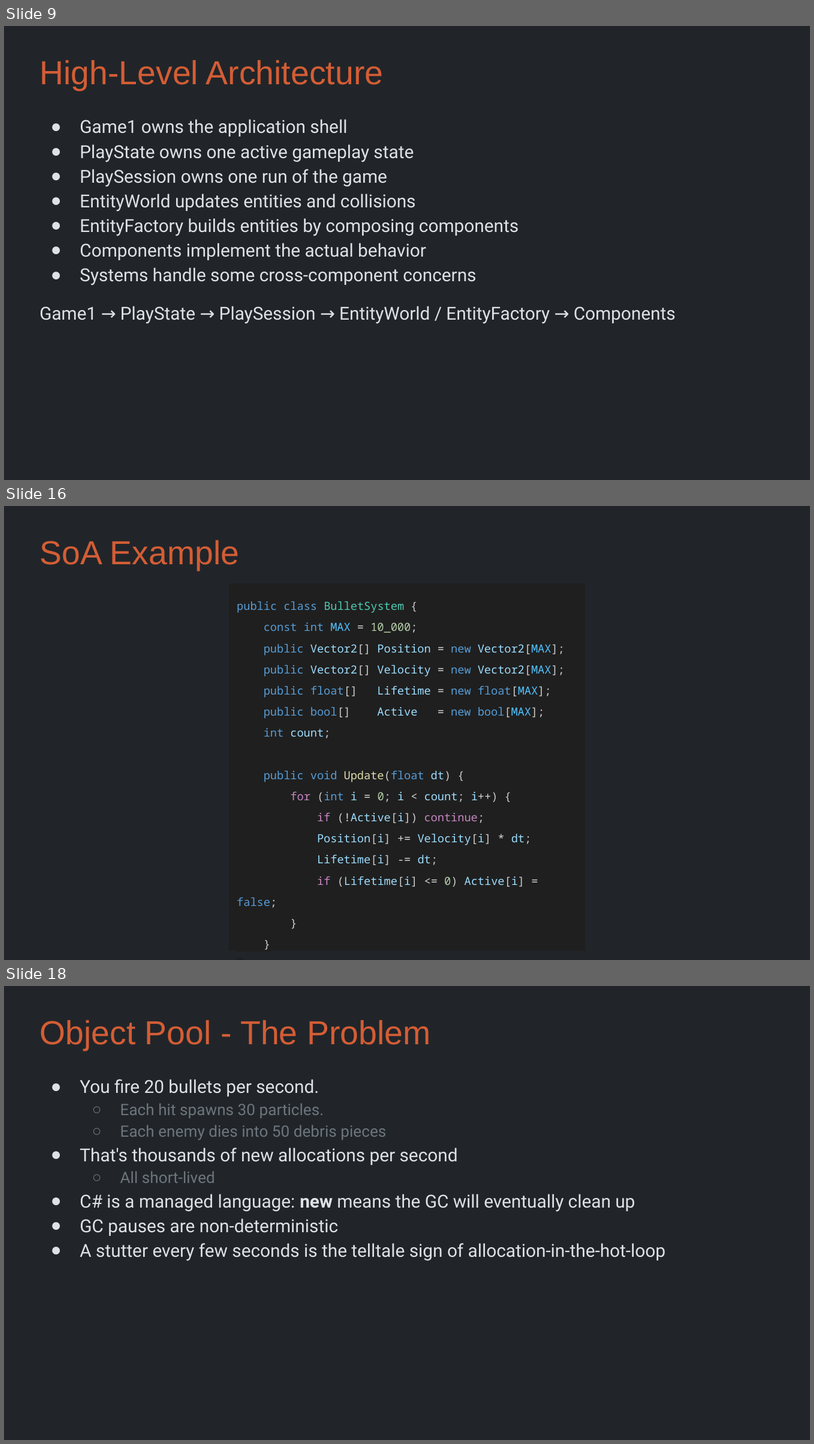
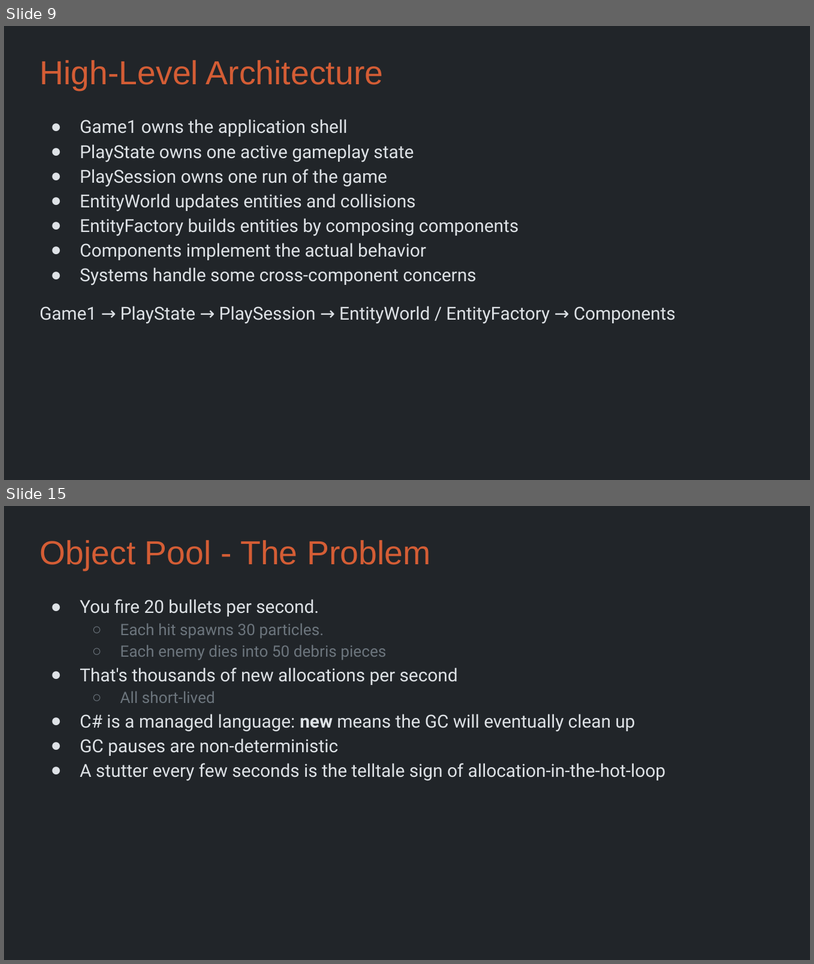
Before and after one commit to Metamate/gar, a slide deck: slides/11 Geometry Wars.pptx. Shown one above the other, each under a label of ours: slides 9, 16 and 18 before the commit, slides 9 and 15 after it; the slides between them are not shown. The pictures are 814x1444 and 814x964 pixels, drawn with LibreOffice and Linux fonts; fonts in the diff are those of the drawing. Boxes give left, top, right and bottom in pixels: in the first picture for what was removed or moved away, otherwise in the second. Text is boxed around its words. In the diff, an @@ line names an element or a change of style, - is before the commit and + after.

```diff
--- a/slides/11 Geometry Wars.pptx
+++ b/slides/11 Geometry Wars.pptx
@@ slide 16 removed at (4, 506, 810, 960), background #212529 @@
@@ title removed at (39, 540, 239, 570) @@
-SoA Example
@@ text removed at (229, 583, 585, 951) @@
-public class BulletSystem {
-const int MAX = 10_000;
-public Vector2[] Position = new Vector2[MAX];
-public Vector2[] Velocity = new Vector2[MAX];
-public float[] Lifetime = new float[MAX];
-public bool[] Active = new bool[MAX];
-int count;
-public void Update(float dt) {
-for (int i = 0; i < count; i++) {
-if (!Active[i]) continue;
-Position[i] += Velocity[i] * dt;
-Lifetime[i] -= dt;
-if (Lifetime[i] <= 0) Active[i] = false;
-}
-}
-}
@@ what was slide 18 is now slide 15 @@
```
Also in this commit, not shown: 6 slides changed, 4 slides added, 8 other slides removed, 3 other files.
